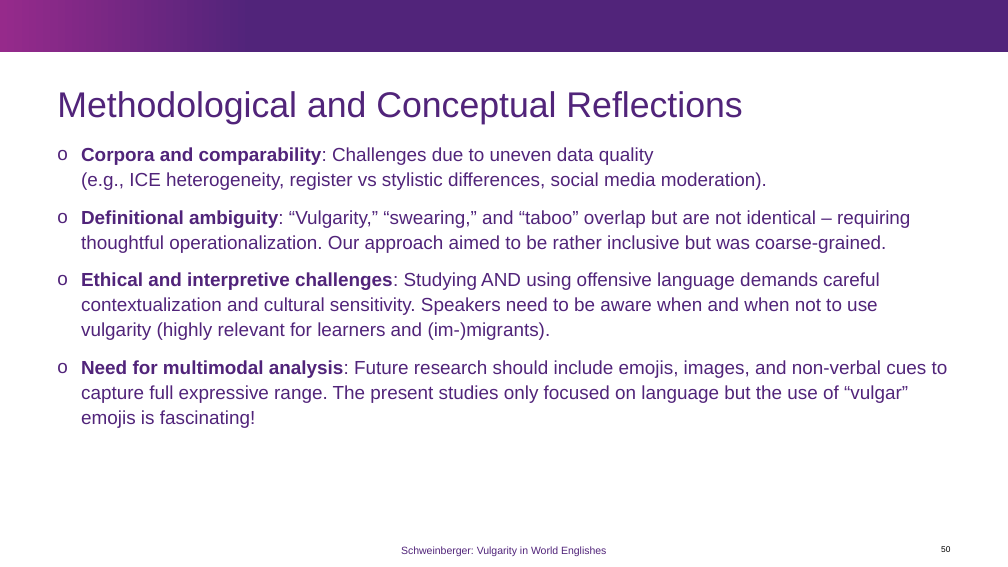
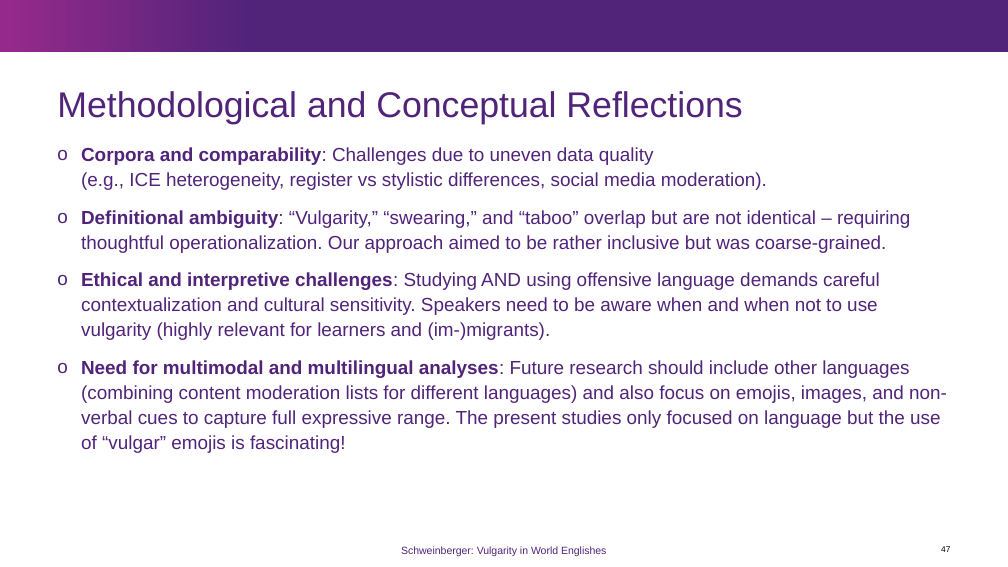
Before and after one commit to MartinSchweinberger/slides, a slide deck: slide 47 of LMU_Schweinberger_VulgarityInWorldEnglishes.pptx (slide 50 before the commit). Drawn at 1008x567 pixels with LibreOffice and Linux fonts; fonts in the diff are those of the drawing; background and template pictures are left out. Boxes give left, top, right and bottom in pixels: in the first picture for what was removed or moved away, otherwise in the second. Text is boxed around its words. In the diff, an @@ line names an element or a change of style, - is before the commit and + after.

```diff
--- a/LMU_Schweinberger_VulgarityInWorldEnglishes.pptx
+++ b/LMU_Schweinberger_VulgarityInWorldEnglishes.pptx
@@ text at (81,360,947,453): text changed @@
-o Need for multimodal analysis: Future research should include emojis, images, and non-verbal cues to capture full expressive range. The present studies only focused on language but the use of “vulgar” emojis is fascinating!
+o Need for multimodal and multilingual analyses: Future research should include other languages (combining content moderation lists for different languages) and also focus on emojis, images, and non-verbal cues to capture full expressive range. The present studies only focused on language but the use of “vulgar” emojis is fascinating!
@@ page number at (941,546,950,552): text changed @@
-50
+47
```
Also in this commit, not shown: 5 other slides changed, 10 slides removed.
